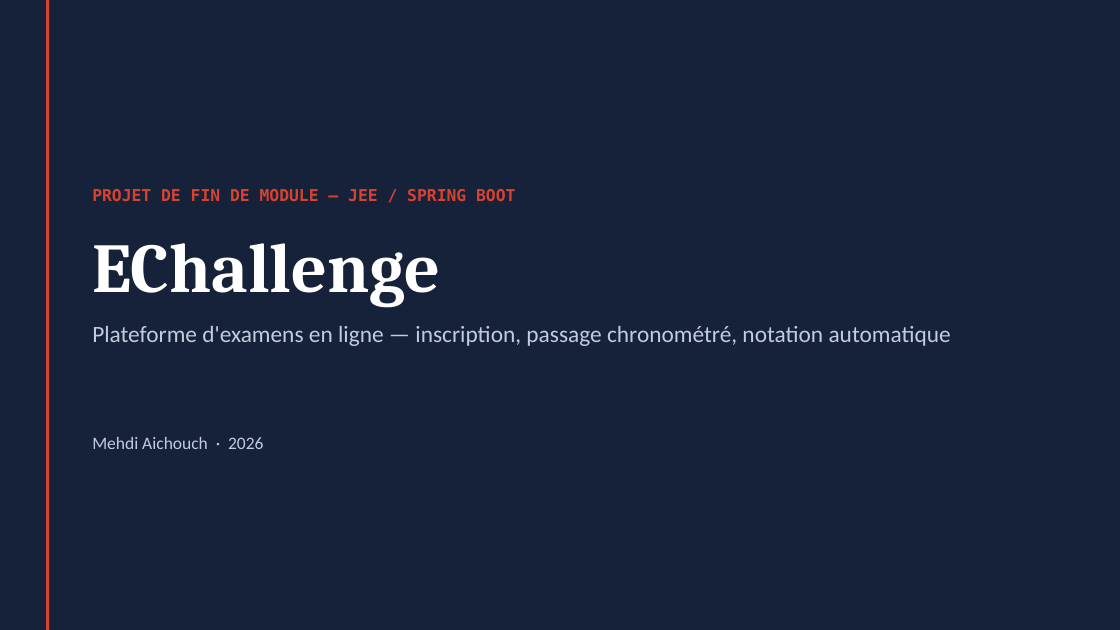
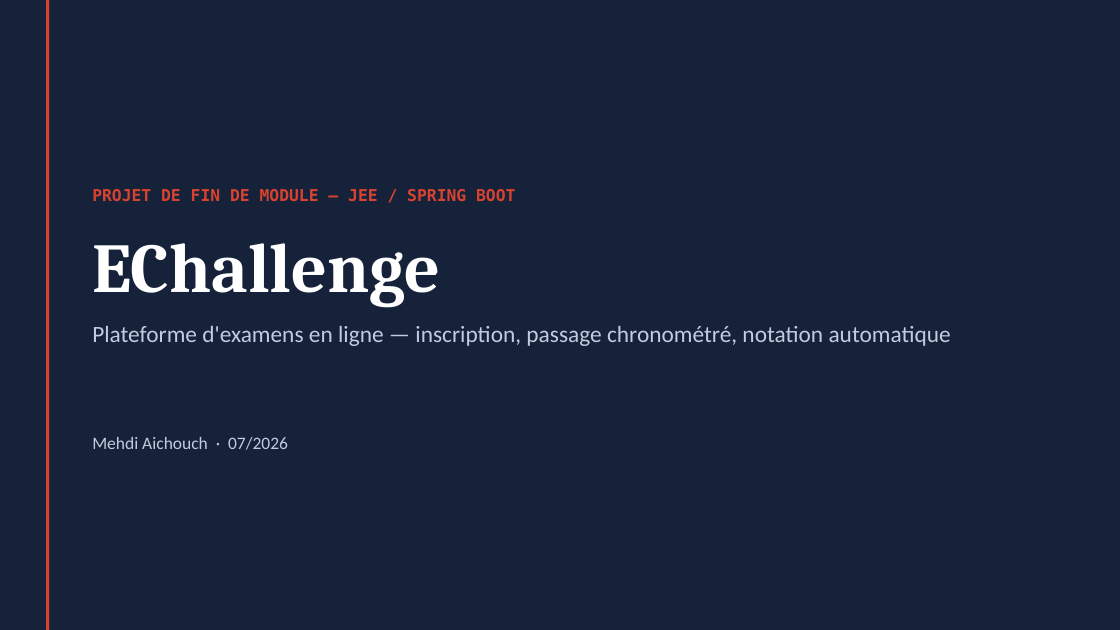
Before and after one commit to mehdiaichouch2002/echallenge, a slide deck: slide 1 of docs/Presentation.pptx. Drawn at 1120x630 pixels with LibreOffice and Linux fonts; fonts in the diff are those of the drawing. Boxes give left, top, right and bottom in pixels: in the first picture for what was removed or moved away, otherwise in the second. Text is boxed around its words. In the diff, an @@ line names an element or a change of style, - is before the commit and + after.

Commit message:
Rapport et présentation : date au format mois/année (07/2026)

```diff
--- a/docs/Presentation.pptx
+++ b/docs/Presentation.pptx
@@ text at box(92, 437, 288, 450): text changed @@
-Mehdi Aichouch · 2026
+Mehdi Aichouch · 07/2026
```
Also in this commit, not shown: 1 other file.
